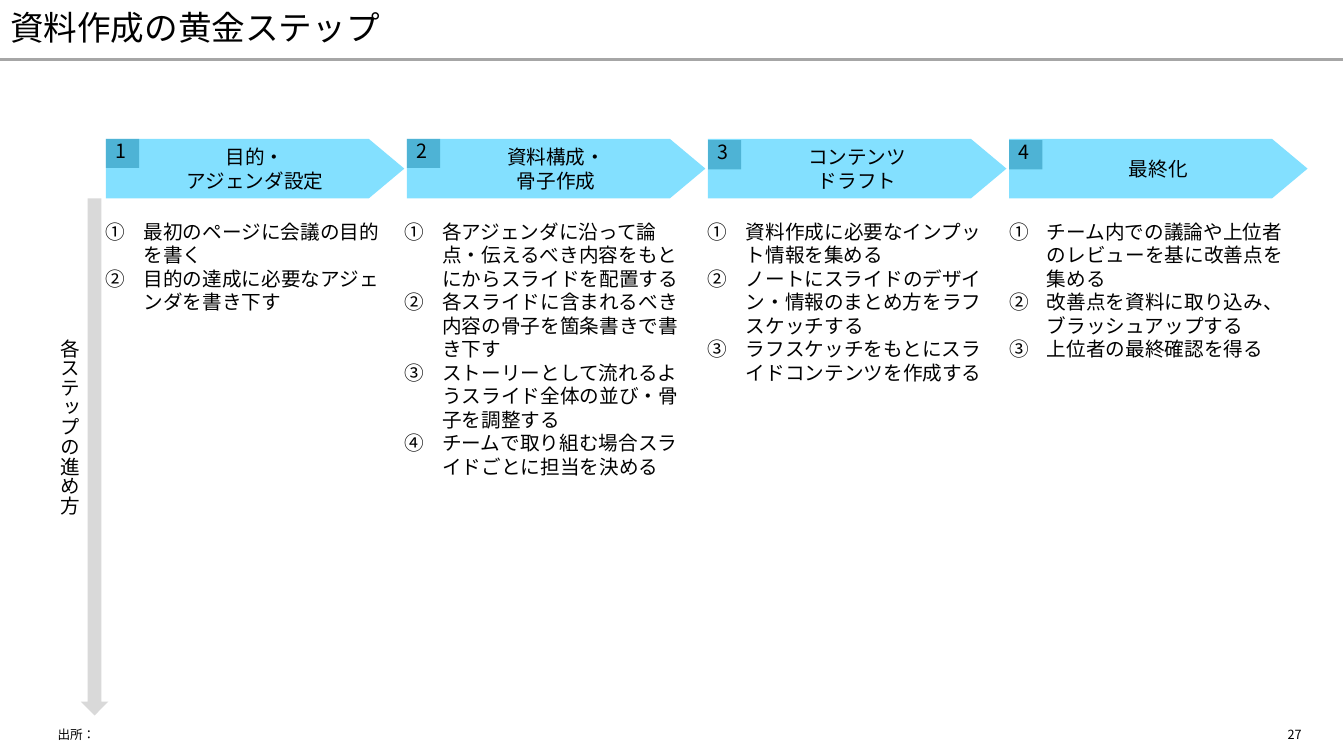
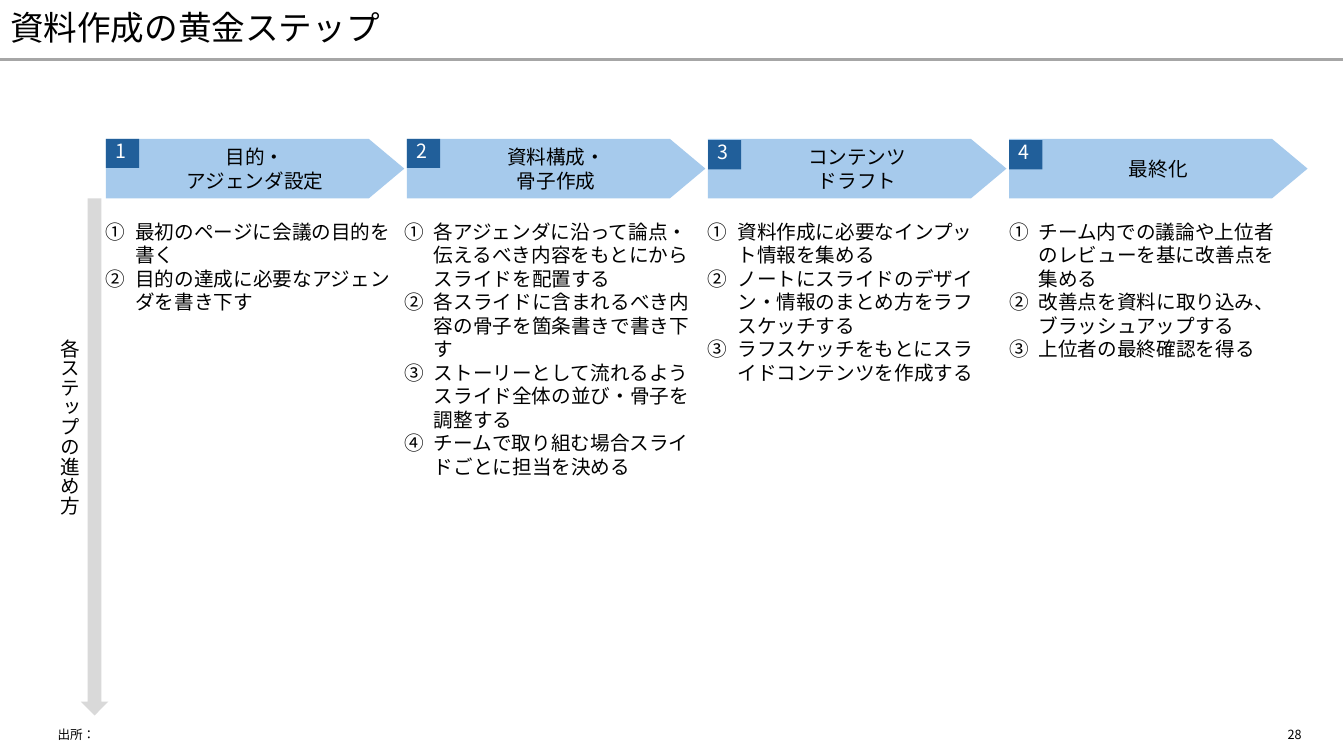
Before and after one commit to yuzucha16/dotfiles, a slide deck: slide 28 of office/Blank.potx (slide 27 before the commit). Drawn at 1344x756 pixels with LibreOffice and Linux fonts; fonts in the diff are those of the drawing. Boxes give left, top, right and bottom in pixels: in the first picture for what was removed or moved away, otherwise in the second. Text is boxed around its words. In the diff, an @@ line names an element or a change of style, - is before the commit and + after.

```diff
--- a/office/Blank.potx
+++ b/office/Blank.potx
@@ fill #83E0FF to #A6CAEC in 4 elements at [106,139,404,199], [407,139,706,199], [708,139,1006,199], [1009,139,1308,199] @@
@@ text colour #000000 to #FFFFFF; fill #007096 at 40% opacity to #215F9A in 4 elements at [106,139,139,168], [407,139,441,168], [708,140,741,169], [1009,140,1043,169] @@
@@ indent changed in 4 elements at [135,222,390,311], [434,222,689,476], [737,222,973,382], [1038,222,1274,358] @@
@@ page number at [1288,729,1302,739]: text changed @@
-27
+28
```
Also in this commit, not shown: 33 other slides changed, 1 slide added.
